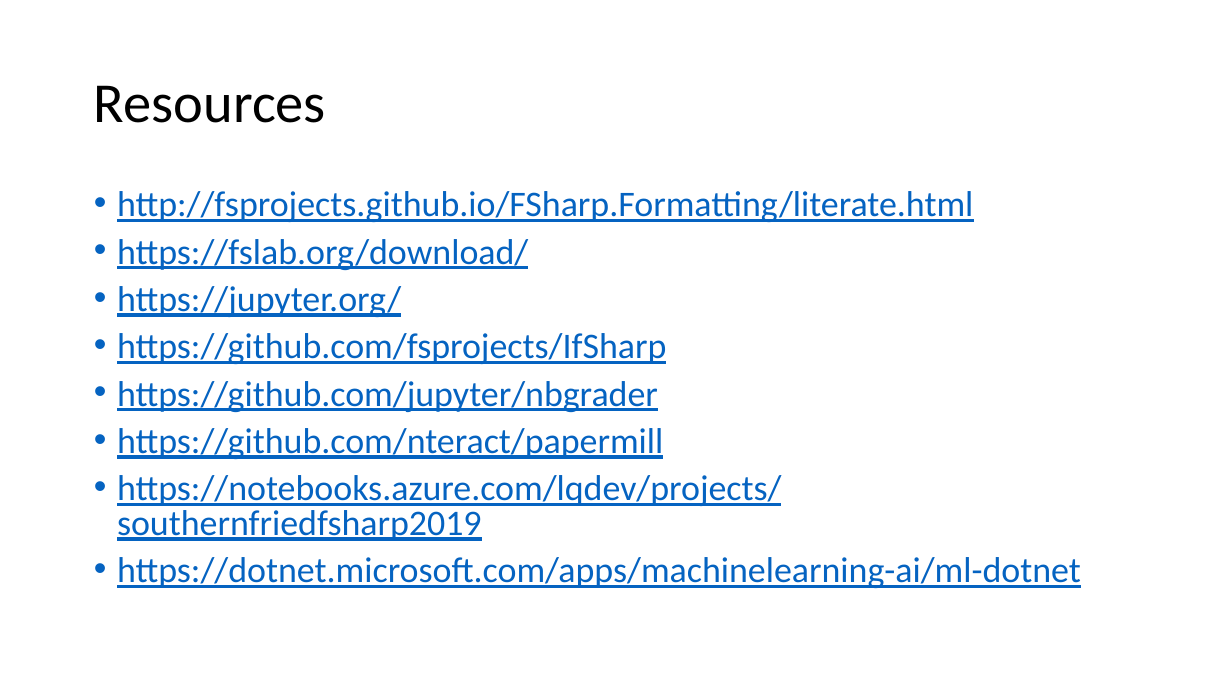
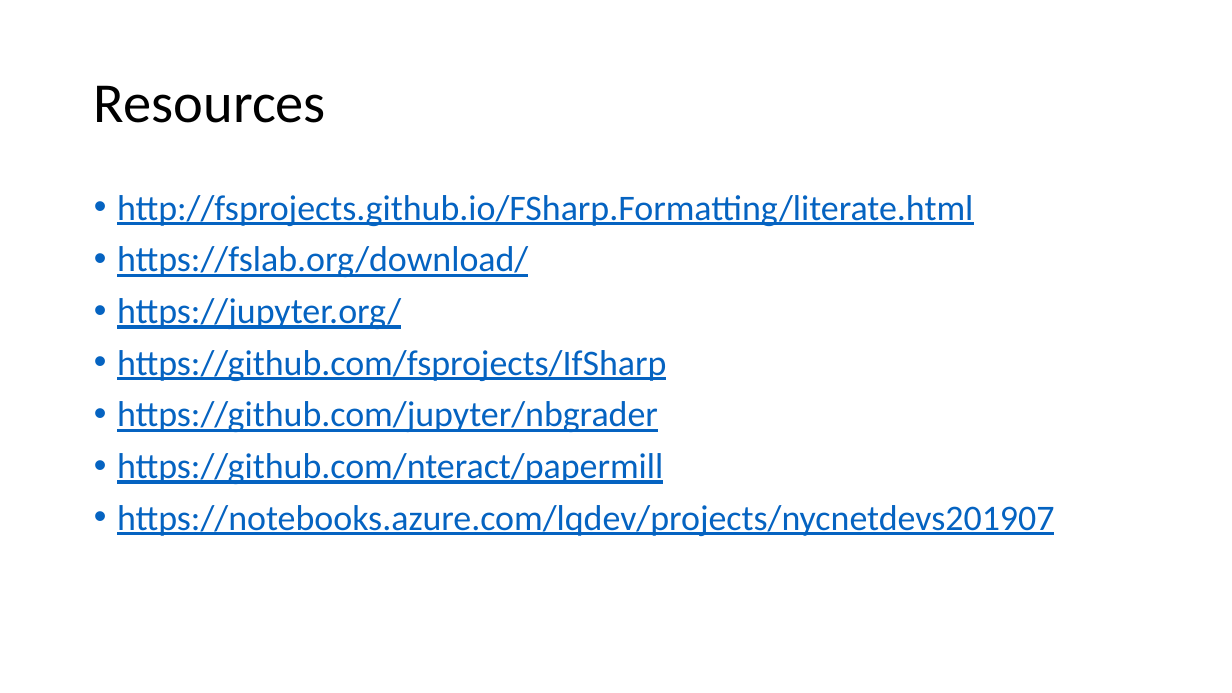
Before and after one commit to lqdev/Presentations, a slide deck: slide 25 of NYCNETDevs072019/slides/InteractiveProgrammingFSharp.pptx. Drawn at 1232x693 pixels with LibreOffice and Linux fonts; fonts in the diff are those of the drawing. Boxes give left, top, right and bottom in pixels: in the first picture for what was removed or moved away, otherwise in the second. Text is boxed around its words. In the diff, an @@ line names an element or a change of style, - is before the commit and + after.

```diff
--- a/NYCNETDevs072019/slides/InteractiveProgrammingFSharp.pptx
+++ b/NYCNETDevs072019/slides/InteractiveProgrammingFSharp.pptx
@@ text at box(117, 195, 973, 484): line spacing 0.8 to 0.9 @@
@@ text at box(117, 505, 1054, 536): text changed @@
-• https://notebooks.azure.com/lqdev/projects/southernfriedfsharp2019
-• https://dotnet.microsoft.com/apps/machinelearning-ai/ml-dotnet
+• https://notebooks.azure.com/lqdev/projects/nycnetdevs201907
```
Also in this commit, not shown: 4 other slides changed, 18 other files.
